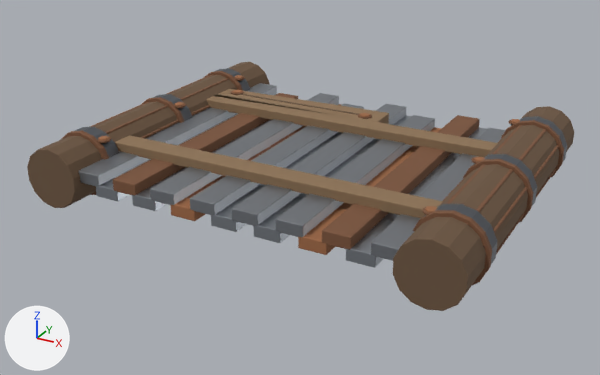
What one commit did to the FBX model Assets/GeneratedBaseItems/06_Scrap_Metal_Wall.fbx.
Rendered twice from a 50 mm lens placed at (2.55, -3.63, 2.15), pointed at (-0.06, 1.11, -0.22). The lights are fixed; the arrows at lower left show +X, +Y and +Z. The older version comes first. Vertices at exactly the same position are counted once.

Before the edit, the objects in view are built like this:
```python
ob_06_scrap_metal_wall = bpy.data.objects.new('06_Scrap_Metal_Wall', me_06_scrap_metal_wall_baked)
ob_06_scrap_metal_wall.location = (0.0, 0.0, 0.0)
```
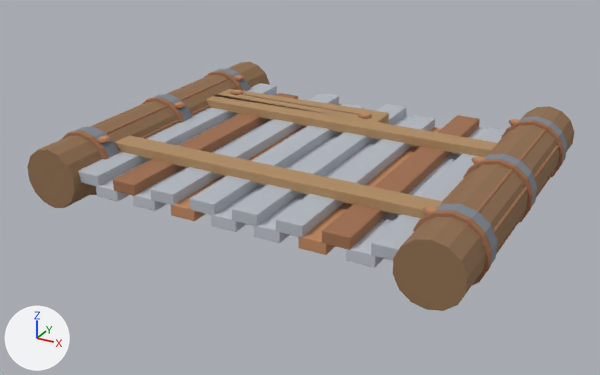
Patch to the scene script:
```diff
--- a/Assets/GeneratedBaseItems/06_Scrap_Metal_Wall.fbx.py
+++ b/Assets/GeneratedBaseItems/06_Scrap_Metal_Wall.fbx.py
@@ mat_rust___deep_brown @@
 mat_rust___deep_brown = principled_material('Rust | deep brown')
-mat_rust___deep_brown.base_color = (0.22, 0.1, 0.05)  # brown #81593f
+mat_rust___deep_brown.base_color = (0.35, 0.16, 0.08)  # brown #a06f50
 mat_rust___deep_brown.metallic = 0.22
@@ mat_rust___orange_oxide @@
 mat_rust___orange_oxide = principled_material('Rust | orange oxide')
-mat_rust___orange_oxide.base_color = (0.38, 0.16, 0.07)  # brown #a66f4b
+mat_rust___orange_oxide.base_color = (0.54, 0.25, 0.12)  # orange #c28961
 mat_rust___orange_oxide.metallic = 0.25
@@ mat_wood___exposed_grain @@
 mat_wood___exposed_grain = principled_material('Wood | exposed grain')
-mat_wood___exposed_grain.base_color = (0.27, 0.17, 0.09)  # brown #8e7355
+mat_wood___exposed_grain.base_color = (0.44, 0.27, 0.13)  # brown #b18e65
 mat_wood___exposed_grain.roughness = 0.85
@@ mat_iron___scraped_edges @@
 mat_iron___scraped_edges = principled_material('Iron | scraped edges')
-mat_iron___scraped_edges.base_color = (0.3, 0.32, 0.35)  # grey #9599a0
-mat_iron___scraped_edges.metallic = 0.85
-mat_iron___scraped_edges.roughness = 0.45
+mat_iron___scraped_edges.base_color = (0.46, 0.49, 0.54)  # light grey #b5bac2
+mat_iron___scraped_edges.roughness = 0.96
@@ mat_titanium___bright_bevel @@
 mat_titanium___bright_bevel = principled_material('Titanium | bright bevel')
-mat_titanium___bright_bevel.base_color = (0.36, 0.39, 0.43)  # grey #a2a8af
-mat_titanium___bright_bevel.metallic = 0.88
-mat_titanium___bright_bevel.roughness = 0.38
+mat_titanium___bright_bevel.base_color = (0.52, 0.54, 0.6)  # light grey #bfc2cb
+mat_titanium___bright_bevel.roughness = 0.96
@@ mat_iron___dark_forged_steel @@
 mat_iron___dark_forged_steel = principled_material('Iron | dark forged steel')
-mat_iron___dark_forged_steel.base_color = (0.14, 0.15, 0.17)  # grey #696c73
-mat_iron___dark_forged_steel.metallic = 0.82
-mat_iron___dark_forged_steel.roughness = 0.52
+mat_iron___dark_forged_steel.base_color = (0.22, 0.24, 0.28)  # grey #818690
+mat_iron___dark_forged_steel.roughness = 0.96
@@ mat_wood___charred_and_stained @@
 mat_wood___charred_and_stained = principled_material('Wood | charred and stained')
-mat_wood___charred_and_stained.base_color = (0.15, 0.09, 0.05)  # brown #6c553f
+mat_wood___charred_and_stained.base_color = (0.28, 0.16, 0.08)  # brown #906f50
 mat_wood___charred_and_stained.roughness = 0.9
@@ me_06_scrap_metal_wall_baked @@
 # used by ob_06_scrap_metal_wall; location = (0.0, 0.0, 0.0)
-me_06_scrap_metal_wall_baked.from_pydata(...)  # 10112 vertices, 9510 faces; spans x -1.55..1.55, y 0.0..2.51, z -0.23..0.23
+me_06_scrap_metal_wall_baked.from_pydata(...)  # 4648 vertices, 4674 faces; spans x -1.55..1.55, y 0.0..2.51, z -0.23..0.23
+# me_06_scrap_metal_wall_baked part 1: 99 vertices moved within x -1.23..1.23, y 0.33..2.13, z -0.18..0.18; 5464 vertices removed from x -1.55..1.55, y 0.0..2.5, z -0.23..0.23
 me_06_scrap_metal_wall_baked.materials.append(mat_rust___deep_brown)
```

Pixel boxes [x1, y1, x2, y2] of what changed, in the pictures (600 x 375 px):
'06_Scrap_Metal_Wall', recoloured, surface changed, reshaped (lighter)
    both: [27, 62, 574, 311]
part 1 of me_06_scrap_metal_wall_baked, cut back
    before: [27, 64, 563, 311]
    after: [97, 77, 514, 215]
